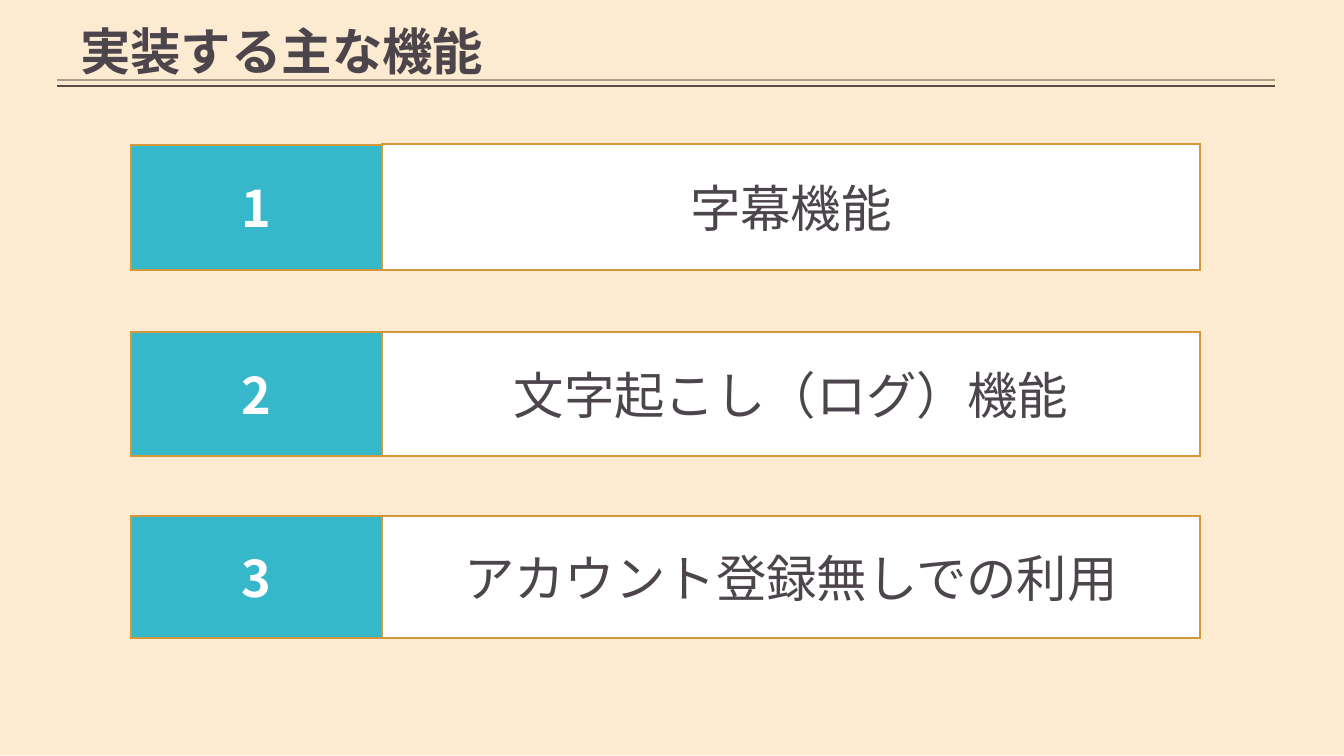
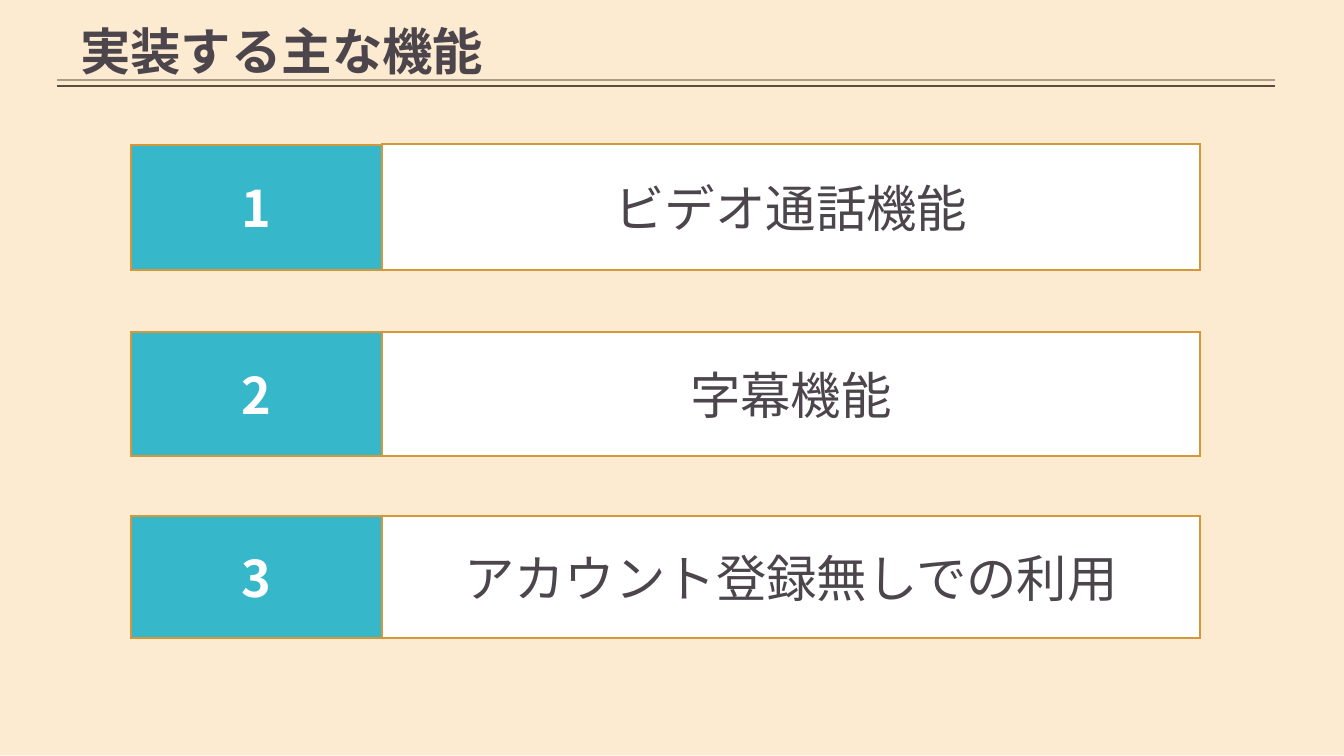
Before and after one commit to AdiosSora/subcall_cosmo, a slide deck: slide 4 of stable.pptx. Drawn at 1344x756 pixels with LibreOffice and Linux fonts; fonts in the diff are those of the drawing. Boxes give left, top, right and bottom in pixels: in the first picture for what was removed or moved away, otherwise in the second. Text is boxed around its words. In the diff, an @@ line names an element or a change of style, - is before the commit and + after.

```diff
--- a/stable.pptx
+++ b/stable.pptx
@@ text in rectangle at [615, 184, 968, 231]: text changed @@
-字幕機能
+ビデオ通話機能
@@ text in rectangle at [690, 371, 892, 418]: text changed @@
-文字起こし（ログ）機能
+字幕機能
```
Also in this commit, not shown: 5 other slides changed, 1 slide added, 1 slide removed.
